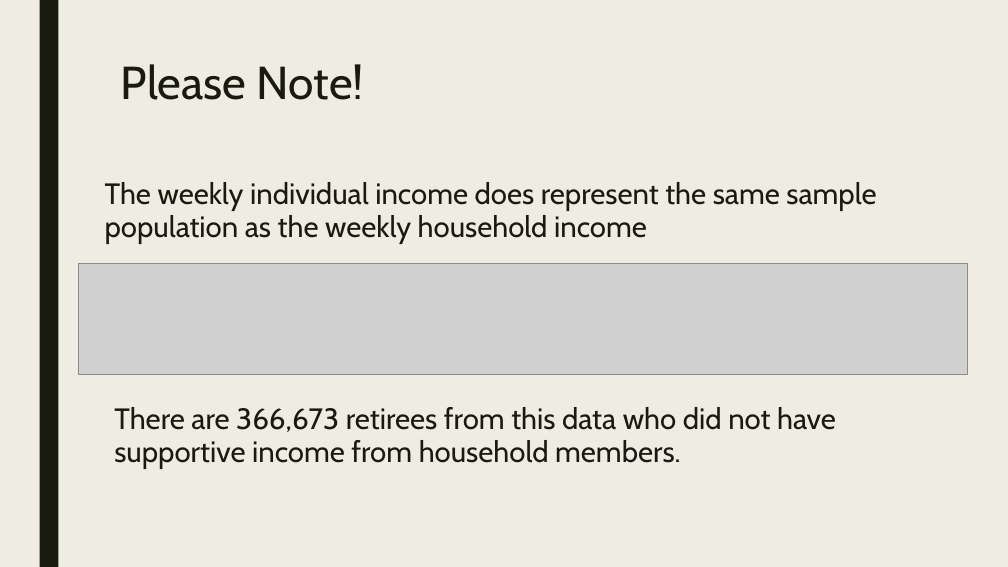
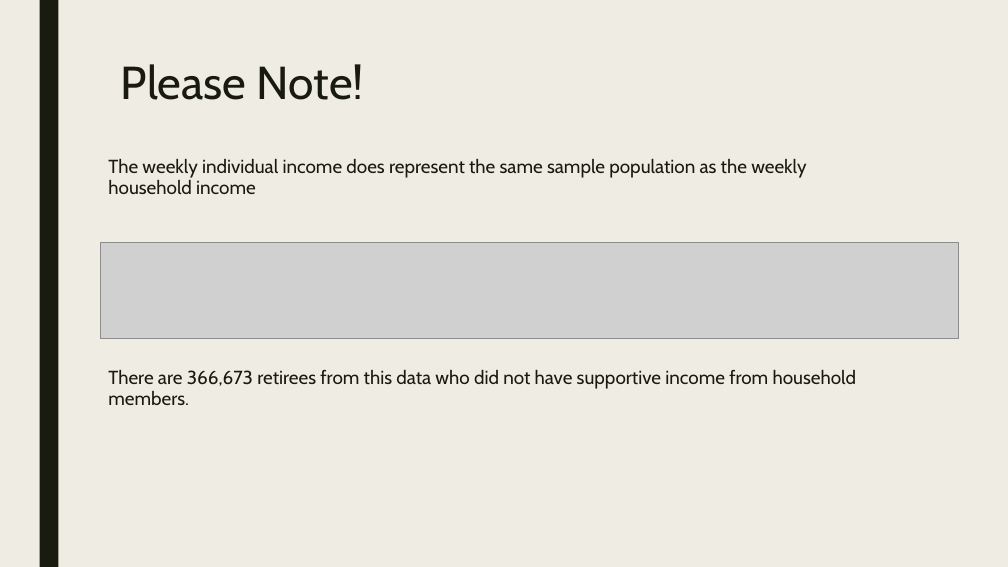
Before and after one commit to braydonnugent/Project1_Group4, a slide deck: slide 13 of PRES Retirement Analysis.pptx. Drawn at 1008x567 pixels with LibreOffice and Linux fonts; fonts in the diff are those of the drawing; grey boxes stand for pictures. Boxes give left, top, right and bottom in pixels: in the first picture for what was removed or moved away, otherwise in the second. Text is boxed around its words. In the diff, an @@ line names an element or a change of style, - is before the commit and + after.

```diff
--- a/PRES Retirement Analysis.pptx
+++ b/PRES Retirement Analysis.pptx
@@ text "The weekly individual income does ...": place and size @@
-text "The weekly individual income does ..." at <box>105,182,876,244</box>
+text "The weekly individual income does ..." at <box>108,159,806,194</box>
@@ text "The weekly individual income does ..." at <box>108,159,806,194</box>: size 28 to 18 pt @@
@@ picture: place and size @@
-picture at <box>79,264,968,374</box>
+picture at <box>101,243,959,339</box>
@@ text "There are 366,673 retirees from ..." at <box>108,370,857,405</box>: size 28 to 18 pt @@
@@ text "There are 366,673 retirees from ...": place and size @@
-text "There are 366,673 retirees from ..." at <box>114,407,836,469</box>
+text "There are 366,673 retirees from ..." at <box>108,370,857,405</box>
```
Also in this commit, not shown: 14 other slides changed.
